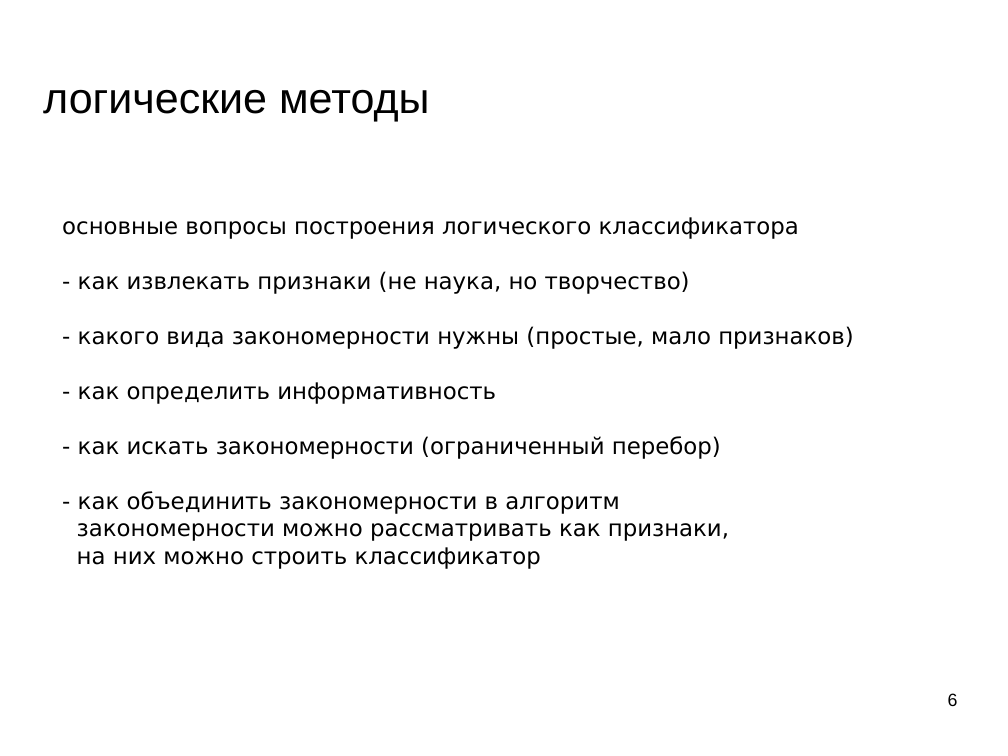
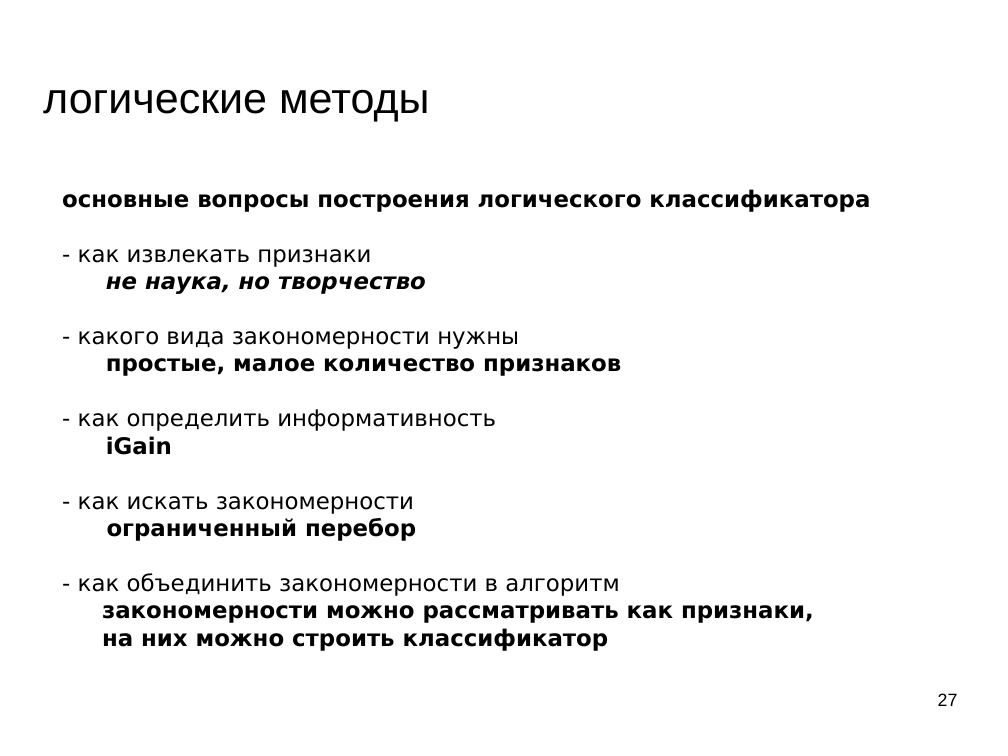
Before and after one commit to mechanoid5/ml_lectorium_legacy, a slide deck: slide 27 of 08-logical.odp (slide 6 before the commit). Drawn at 1008x756 pixels with LibreOffice and Linux fonts; fonts in the diff are those of the drawing; background and template pictures are left out. Boxes give left, top, right and bottom in pixels: in the first picture for what was removed or moved away, otherwise in the second. Text is boxed around its words. In the diff, an @@ line names an element or a change of style, - is before the commit and + after.

```diff
--- a/08-logical.odp
+++ b/08-logical.odp
@@ text at bbox=[62, 189, 870, 651]: bold on in "основные вопросы построения логического классификатора", "закономерности можно рассматривать как признаки,", "на них можно строить классификатор" @@
@@ text at bbox=[78, 249, 621, 376]: text changed; bold on @@
-- как извлекать признаки (не наука, но творчество)
-- какого вида закономерности нужны (простые, мало признаков)
+- как извлекать признаки
+не наука, но творчество
+- какого вида закономерности нужны
+простые, малое количество признаков
@@ text at bbox=[78, 436, 416, 541]: text changed; bold on @@
-- как искать закономерности (ограниченный перебор)
+iGain
+- как искать закономерности
+ограниченный перебор
@@ page number at bbox=[938, 693, 958, 706]: text changed @@
-6
+27
```
Also in this commit, not shown: 9 other slides changed, 21 slides added, 6 other files.
